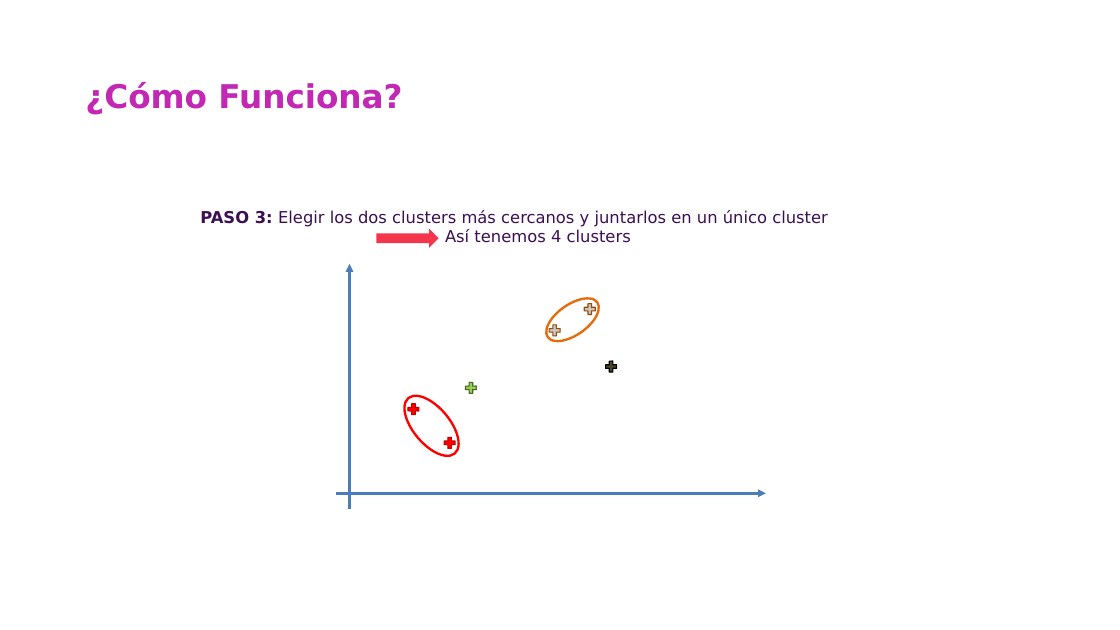
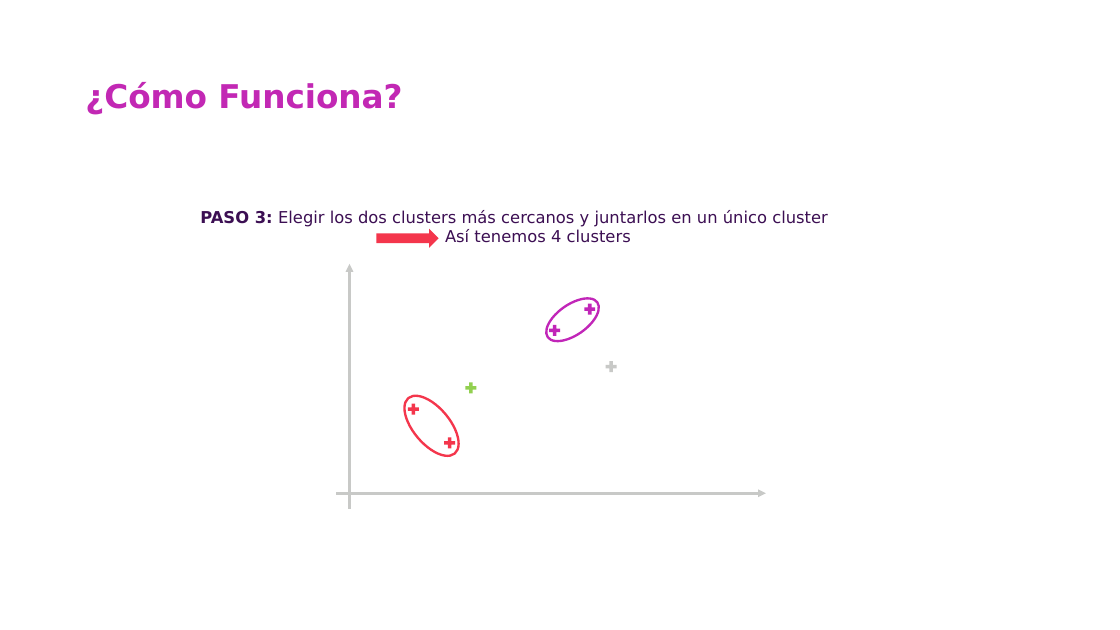
Before and after one commit to csameshiman/Axity_Curso_ML_2023, a slide deck: slide 12 of Diapositivas/Parte 04.Clustering/04_02_Hierarchical_Clustering.pptx (slide 13 before the commit). Drawn at 1120x630 pixels with LibreOffice and Linux fonts; fonts in the diff are those of the drawing; background and template pictures are left out. Boxes give left, top, right and bottom in pixels: in the first picture for what was removed or moved away, otherwise in the second. Text is boxed around its words. In the diff, an @@ line names an element or a change of style, - is before the commit and + after.

```diff
--- a/Diapositivas/Parte 04.Clustering/04_02_Hierarchical_Clustering.pptx
+++ b/Diapositivas/Parte 04.Clustering/04_02_Hierarchical_Clustering.pptx
@@ arrow (350, 509) - (350, 264): stroke #4A7EBB 2.25 pt to #C8C9C7 2.25 pt @@
@@ ellipse at (x1=540, y1=290, x2=606, y2=350): outline #E46C0A 2 pt to #C126B8 2 pt @@
@@ freeform shape at (x1=547, y1=323, x2=562, y2=337): fill #C7C9C6 to #C126B8; outline #984807 1 pt to none @@
@@ freeform shape at (x1=583, y1=302, x2=597, y2=316): fill #C7C9C6 to #C126B8; outline #984807 1 pt to none @@
@@ freeform shape at (x1=604, y1=359, x2=618, y2=373): fill #4A452A to #C8C9C7; outline #000000 1 pt to none @@
@@ ellipse at (x1=395, y1=386, x2=469, y2=465): outline #FF0000 2 pt to #F4364C 2 pt @@
@@ freeform shape at (x1=464, y1=381, x2=478, y2=395): outline #4F6228 1 pt to none @@
@@ freeform shape at (x1=406, y1=402, x2=421, y2=416): fill #FF0000 to #F4364C; outline #C00000 1 pt to none @@
@@ freeform shape at (x1=442, y1=436, x2=457, y2=450): fill #FF0000 to #F4364C; outline #C00000 1 pt to none @@
@@ arrow (336, 493) - (766, 493): stroke #4A7EBB 2.25 pt to #C8C9C7 2.25 pt @@
```
Also in this commit, not shown: 10 other slides changed, 5 slides removed.
